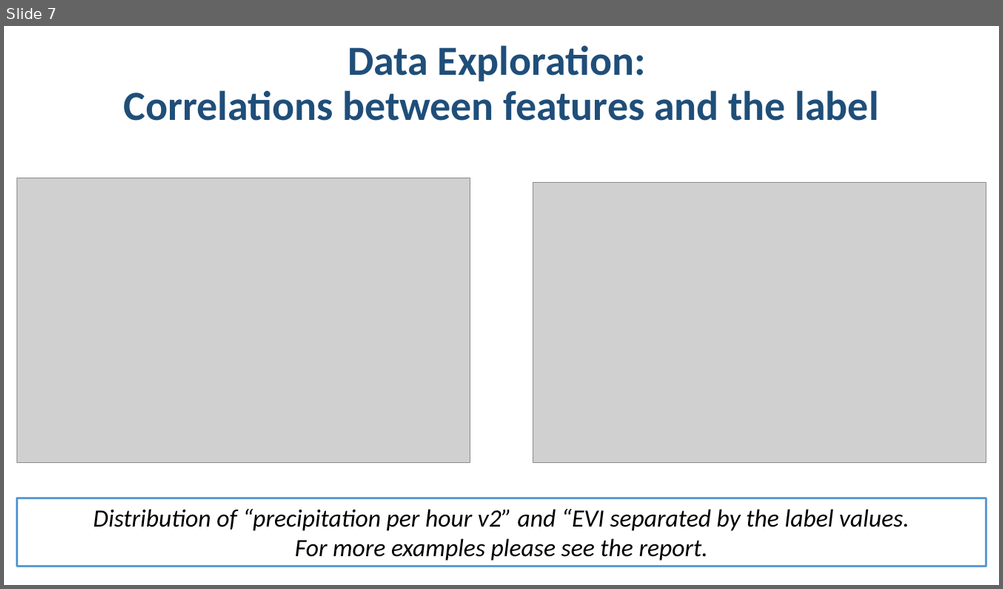
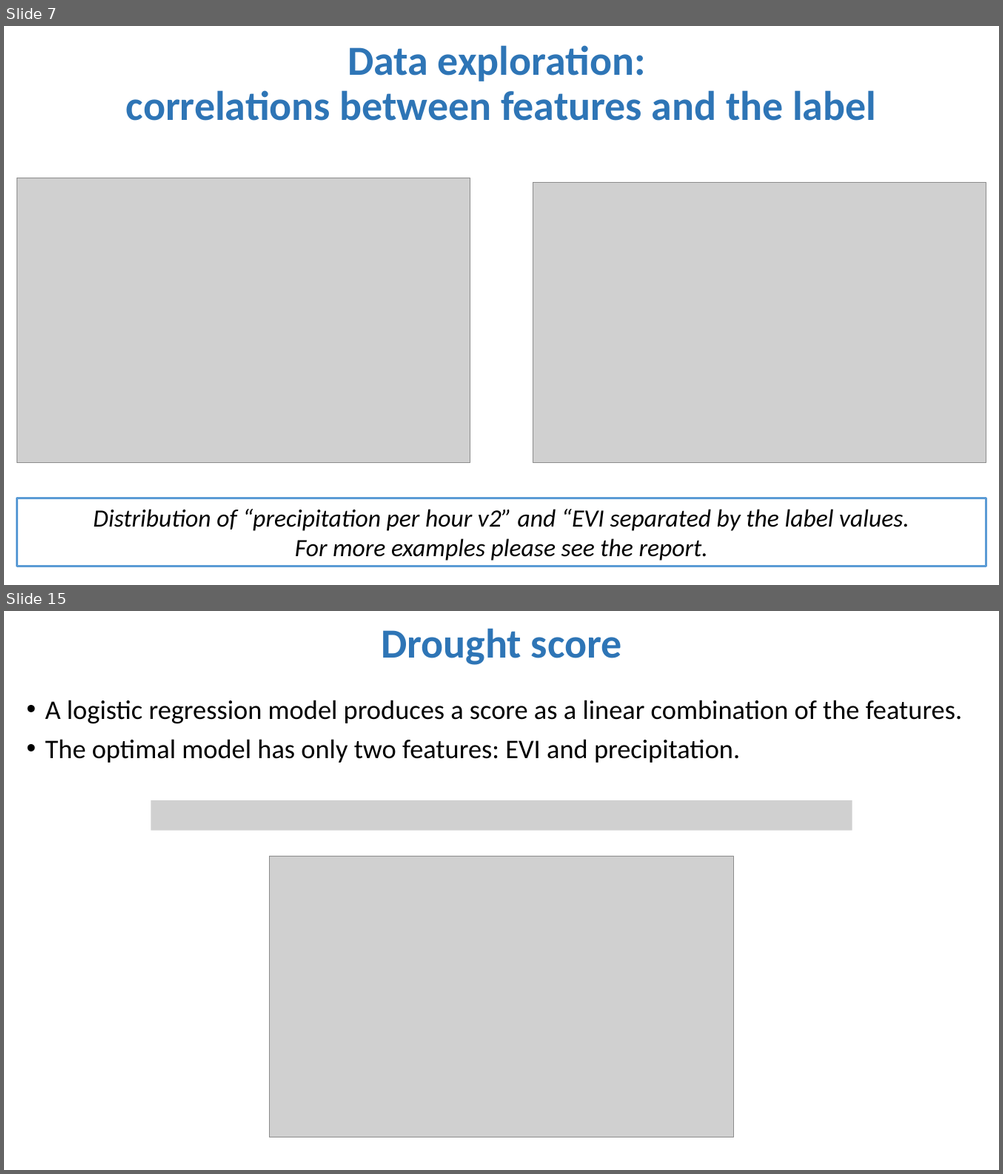
Before and after one commit to rodekruis/IBF-model, a slide deck: drought/skill-assessment/Model Event Data/Presentation/Model_event_data_Uganda.pptx. Shown one above the other, each under a label of ours: slide 7 before the commit, slides 7 and 15 after it; the slides between them are not shown. The pictures are 1003x589 and 1003x1174 pixels, drawn with LibreOffice and Linux fonts; fonts in the diff are those of the drawing; grey boxes stand for pictures. Boxes give left, top, right and bottom in pixels: in the first picture for what was removed or moved away, otherwise in the second. Text is boxed around its words. In the diff, an @@ line names an element or a change of style, - is before the commit and + after.

```diff
--- a/drought/skill-assessment/Model Event Data/Presentation/Model_event_data_Uganda.pptx
+++ b/drought/skill-assessment/Model Event Data/Presentation/Model_event_data_Uganda.pptx
@@ slide 15 added at [4,611,999,1170], background #FFFFFF @@
@@ title added at [381,628,622,665], 40 pt, text #2E75B6, bold @@
+Drought score
@@ text added at [45,700,962,763], 26 pt, text #000000 @@
+• A logistic regression model produces a score as a linear combination of the features.
+• The optimal model has only two features: EVI and precipitation.
@@ picture added at [151,800,852,830] @@
@@ picture added at [269,857,733,1137] @@
@@ slide 7 changed as well @@
@@ title at [126,45,876,121]: text changed; text colour #1F4E79 to #2E75B6 @@
-Data Exploration:
-Correlations between features and the label
+Data exploration:
+correlations between features and the label
```
Also in this commit, not shown: 5 other slides changed, 19 other slides added, 1 slide removed, 19 other files.
